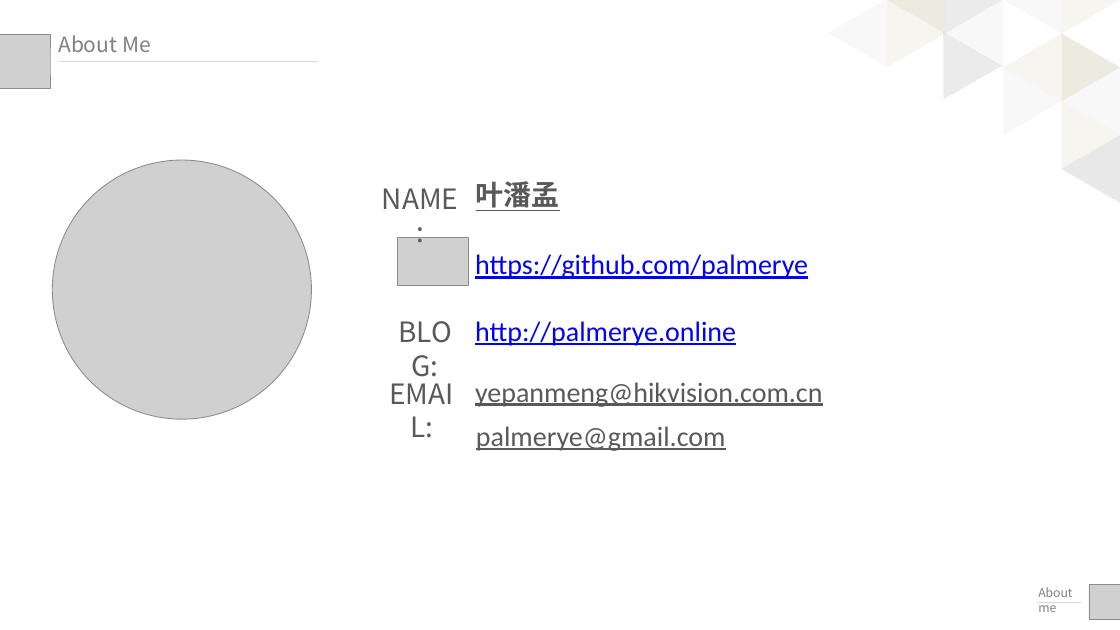
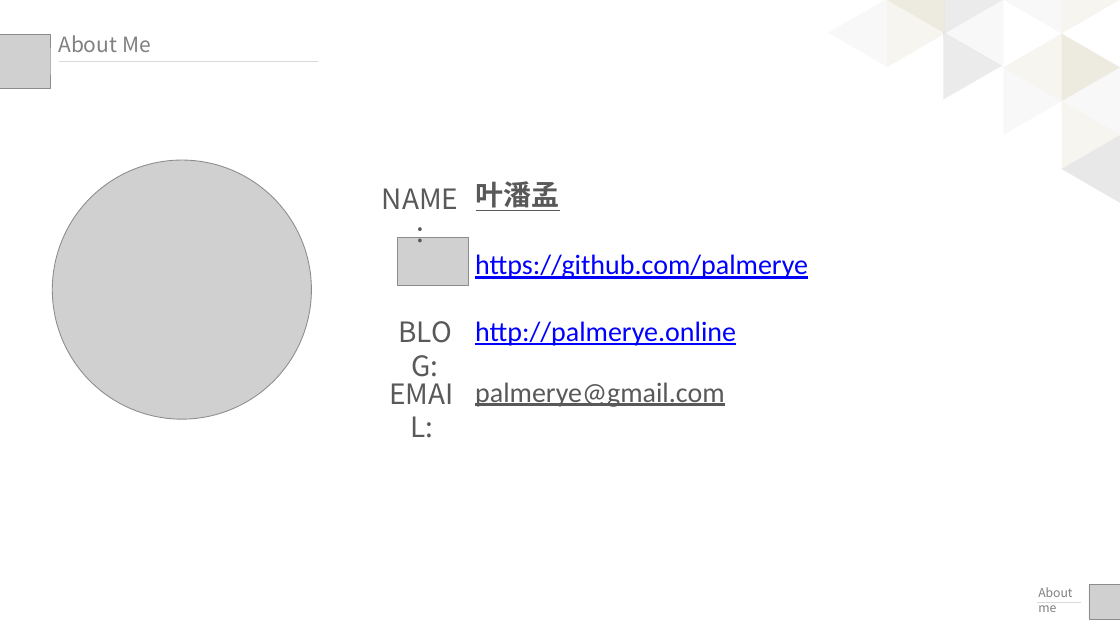
Before and after one commit to palmerye/Vue-Classroom, a slide deck: slide 2 of Presentation/Vue入门+应用.pptx. Drawn at 1120x630 pixels with LibreOffice and Linux fonts; fonts in the diff are those of the drawing; grey boxes stand for pictures. Boxes give left, top, right and bottom in pixels: in the first picture for what was removed or moved away, otherwise in the second. Text is boxed around its words. In the diff, an @@ line names an element or a change of style, - is before the commit and + after.

```diff
--- a/Presentation/Vue入门+应用.pptx
+++ b/Presentation/Vue入门+应用.pptx
@@ text "palmerye@gmail.com": place and size @@
-text "palmerye@gmail.com" at <box>476,426,726,451</box>
+text "palmerye@gmail.com" at <box>475,382,725,407</box>
@@ text removed at <box>475,382,822,407</box> @@
-yepanmeng@hikvision.com.cn
```
Also in this commit, not shown: 2 other slides changed.
